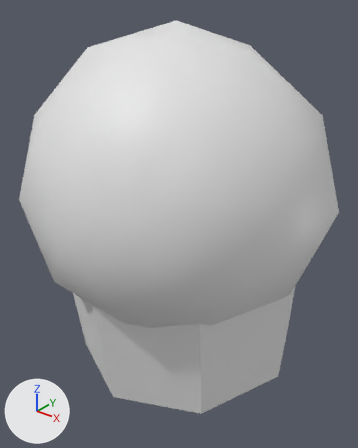
One commit to the FBX model raw_assets/models/sm_shield_enemy.fbx: the scene before it, then after it.
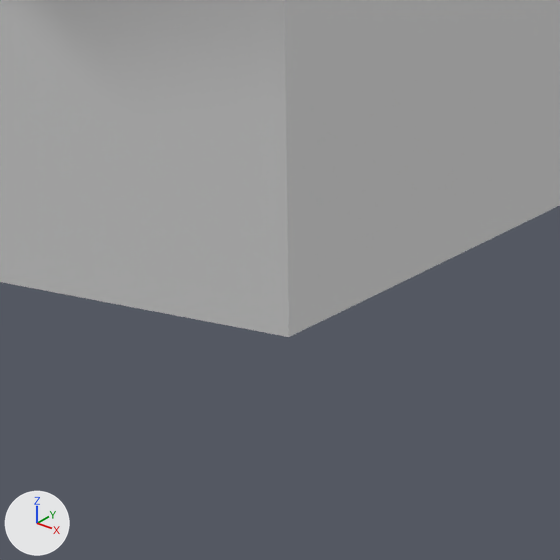
Old and new are each drawn whole from a camera (50 mm lens) standing at (1.93, -2.39, 2.96) and looking at (-0.04, 0.08, 1.44) and again close up on the part from 45% to 67% of the width and 82% to 99% of the height. Arrows for +X, +Y and +Z are at lower left; the lights stay in place. Both versions are drawn at frame 16 of the action 'FurballRig|PlantLoverRun-loop'; the numbers are the values there. The bones that change are drawn over the model as lines in the close-ups.

Names of what the first close-up shows: 'FurballBody'.
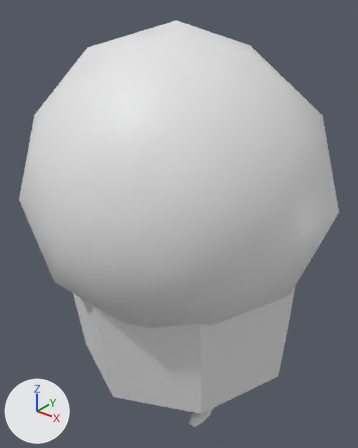
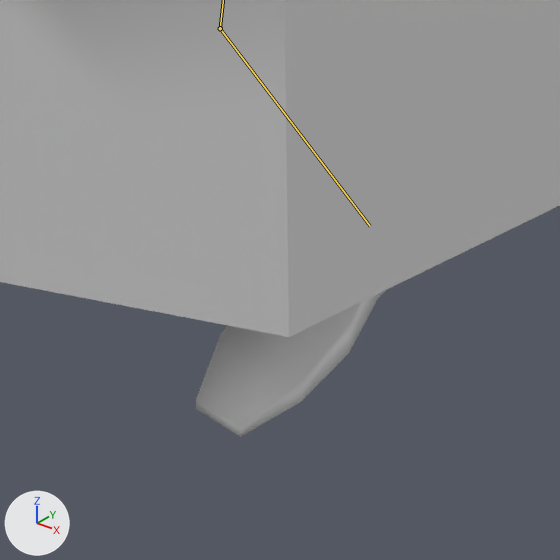
Where the change shows, as pixel boxes (x1, y1, x2, y2) in the close-ups (560 x 560 px):
'FurballLegs', posed (not visible before)
    after: (196, 290, 386, 437)

Diff of the bpy script that builds the scene:
```diff
--- a/raw_assets/models/sm_shield_enemy.fbx.py
+++ b/raw_assets/models/sm_shield_enemy.fbx.py
@@ bone_spine @@
 bone_spine = bpy.data.objects['FurballRig'].pose.bones['spine']
-bone_spine.location = (0.0, 0.154, -0.04)
+bone_spine.location = (0.0, 0.0, 0.0)
@@ bone_thigh_l @@
 bone_thigh_l = bpy.data.objects['FurballRig'].pose.bones['thigh.L']  # child of 'spine'
-bone_thigh_l.rotation_quaternion = (0.867, 0.499, -0.004, 0.0)  # degrees (60, 0, 0)
+bone_thigh_l.rotation_quaternion = (1.0, 0.0, 0.0, 0.0)  # degrees (0, 0, 0)
@@ bone_shin_l @@
 bone_shin_l = bpy.data.objects['FurballRig'].pose.bones['shin.L']  # child of 'thigh.L'
-bone_shin_l.rotation_quaternion = (0.484, 0.875, 0.031, 0.001)  # degrees (122, 2, 3)
+bone_shin_l.rotation_quaternion = (1.0, 0.0, 0.0, 0.0)  # degrees (0, 0, 0)
@@ bone_thigh_r @@
 bone_thigh_r = bpy.data.objects['FurballRig'].pose.bones['thigh.R']  # child of 'spine'
-bone_thigh_r.rotation_quaternion = (0.575, -0.818, -0.007, 0.0)  # degrees (-110, 0, 1)
+bone_thigh_r.rotation_quaternion = (1.0, 0.0, 0.0, 0.0)  # degrees (0, 0, 0)
@@ bone_shin_r @@
 bone_shin_r = bpy.data.objects['FurballRig'].pose.bones['shin.R']  # child of 'thigh.R'
-bone_shin_r.rotation_quaternion = (0.494, 0.869, -0.03, -0.001)  # degrees (121, -2, -3)
+bone_shin_r.rotation_quaternion = (1.0, 0.0, 0.0, 0.0)  # degrees (0, 0, 0)
```
